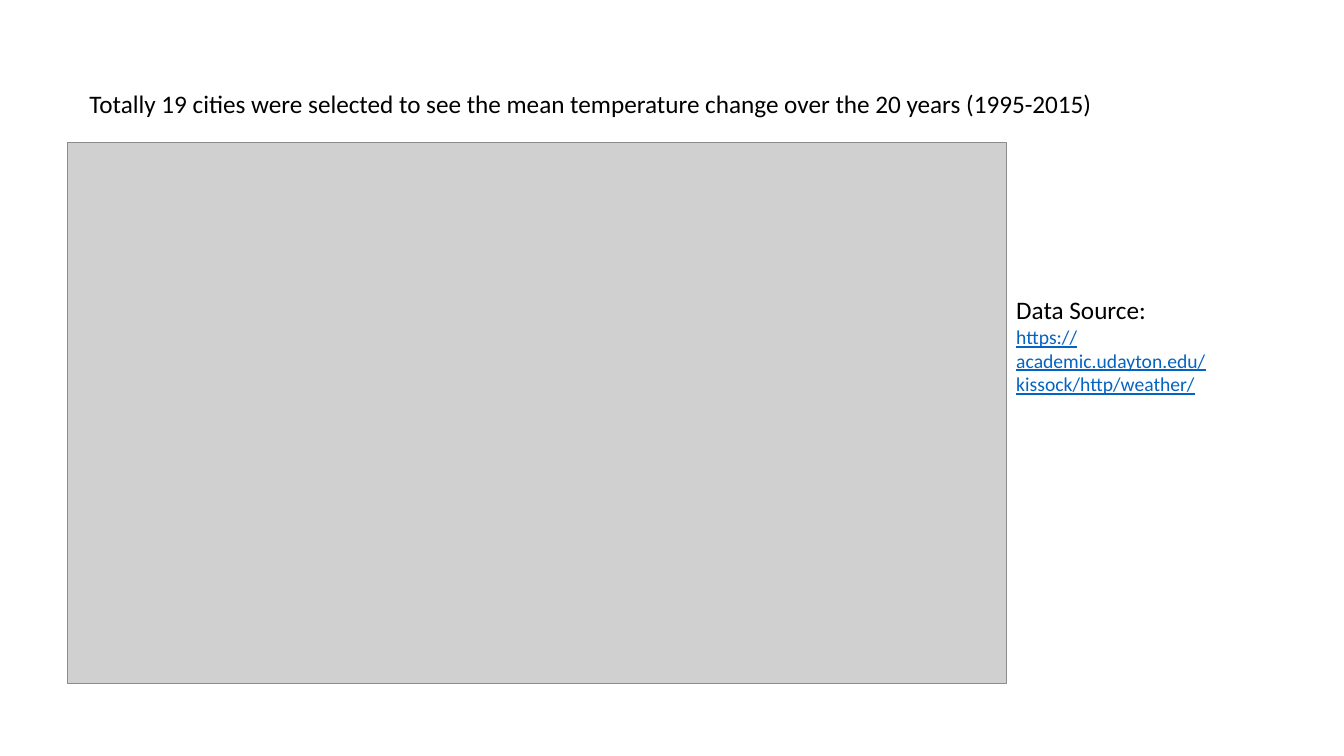
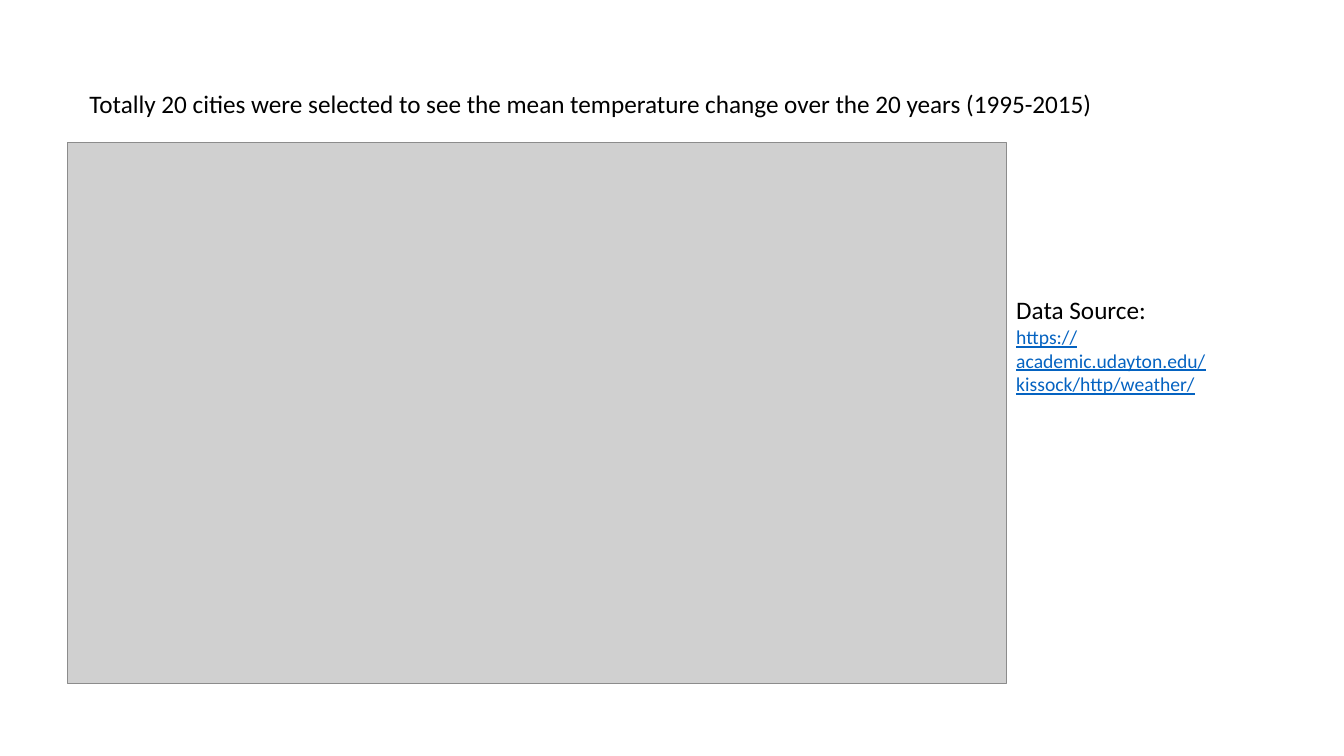
Before and after one commit to nshang88/Capstone-Projects, a slide deck: slide 3 of Capstone_Presentation_Climate.pptx. Drawn at 1344x756 pixels with LibreOffice and Linux fonts; fonts in the diff are those of the drawing; grey boxes stand for pictures. Boxes give left, top, right and bottom in pixels: in the first picture for what was removed or moved away, otherwise in the second. Text is boxed around its words. In the diff, an @@ line names an element or a change of style, - is before the commit and + after.

```diff
--- a/Capstone_Presentation_Climate.pptx
+++ b/Capstone_Presentation_Climate.pptx
@@ text at box(89, 94, 1091, 118): text changed @@
-Totally 19 cities were selected to see the mean temperature change over the 20 years (1995-2015)
+Totally 20 cities were selected to see the mean temperature change over the 20 years (1995-2015)
```
Also in this commit, not shown: 3 other slides changed, 1 slide added.
